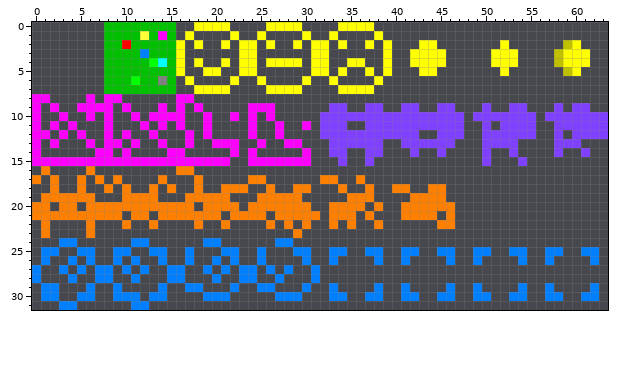
Pixel-art sprite -- spritesheet.png. Above, as it was before the edit.
The file is 64x32 pixels.
Once edited:
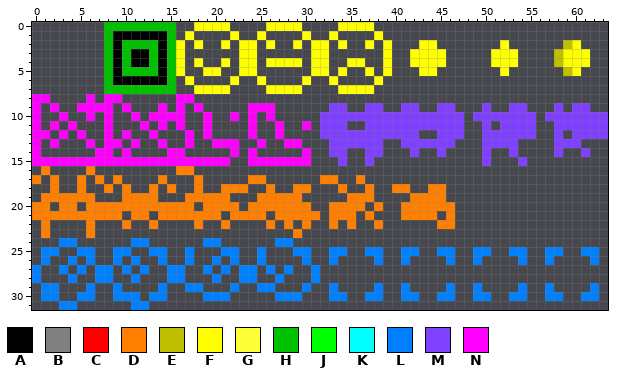
Palette (. is transparent): A #000000  B #808080  C #ff0000  D #ff8000  E #c0c000  F #ffff00  G #ffff38  H #00c000  J #00ff00  K #00ffff  L #0080ff  M #8040ff  N #ff00ff
Change:
{"y":1,"x":9,"old":"HHHGHN","new":"AAAAAA"}
{"y":2,"x":9,"old":"HC","new":"AH"}
{"y":2,"x":14,"old":"H","new":"A"}
{"y":3,"x":9,"old":"H","new":"A"}
{"y":3,"x":11,"old":"HL","new":"AA"}
{"y":3,"x":14,"old":"H","new":"A"}
{"y":4,"x":9,"old":"H","new":"A"}
{"y":4,"x":11,"old":"HHJK","new":"AAHA"}
{"y":5,"x":9,"old":"H","new":"A"}
{"y":5,"x":14,"old":"H","new":"A"}
{"y":6,"x":9,"old":"HHJHHB","new":"AAAAAA"}
{"label":"changed","picture_box":[113,31,167,85]}
